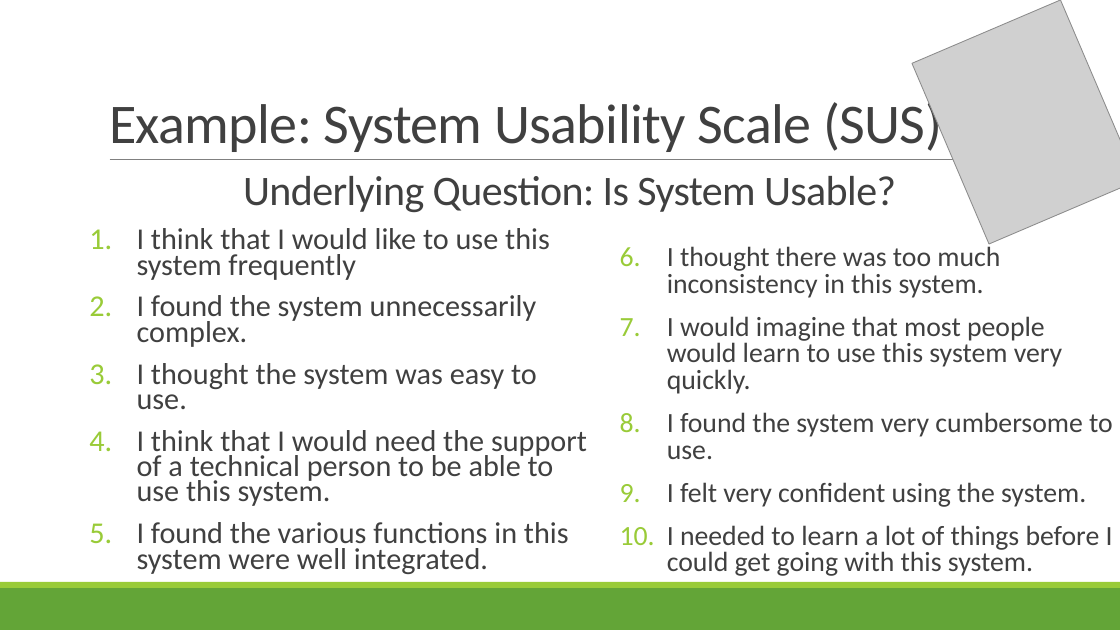
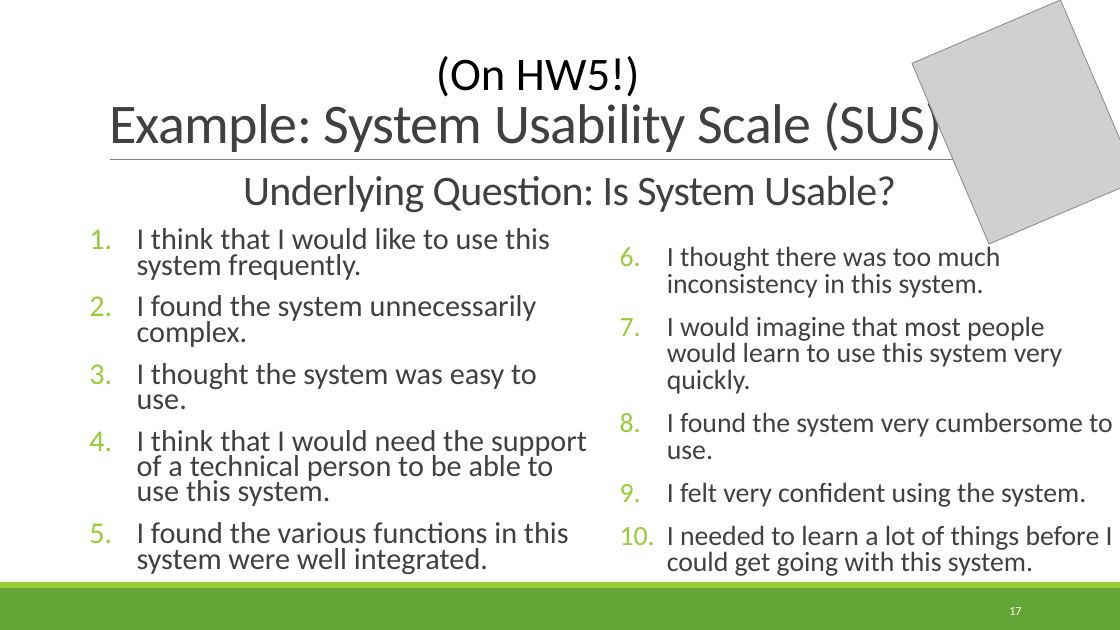
Before and after one commit to rbohrer/pl-course, a slide deck: slide 17 of LectureSlides/09Design2.pptx (slide 15 before the commit). Drawn at 1120x630 pixels with LibreOffice and Linux fonts; fonts in the diff are those of the drawing; grey boxes stand for pictures. Boxes give left, top, right and bottom in pixels: in the first picture for what was removed or moved away, otherwise in the second. Text is boxed around its words. In the diff, an @@ line names an element or a change of style, - is before the commit and + after.

```diff
--- a/LectureSlides/09Design2.pptx
+++ b/LectureSlides/09Design2.pptx
@@ text added at (436, 56, 639, 97), 40 pt, text #000000 @@
+(On HW5!)
@@ text at (137, 228, 550, 280): text changed @@
-1. I think that I would like to use this system frequently
+1. I think that I would like to use this system frequently.
@@ page number added at (1009, 607, 1021, 615), 10.5 pt, text #FFFFFF @@
+17
```
Also in this commit, not shown: 43 other slides changed, 4 slides added.
